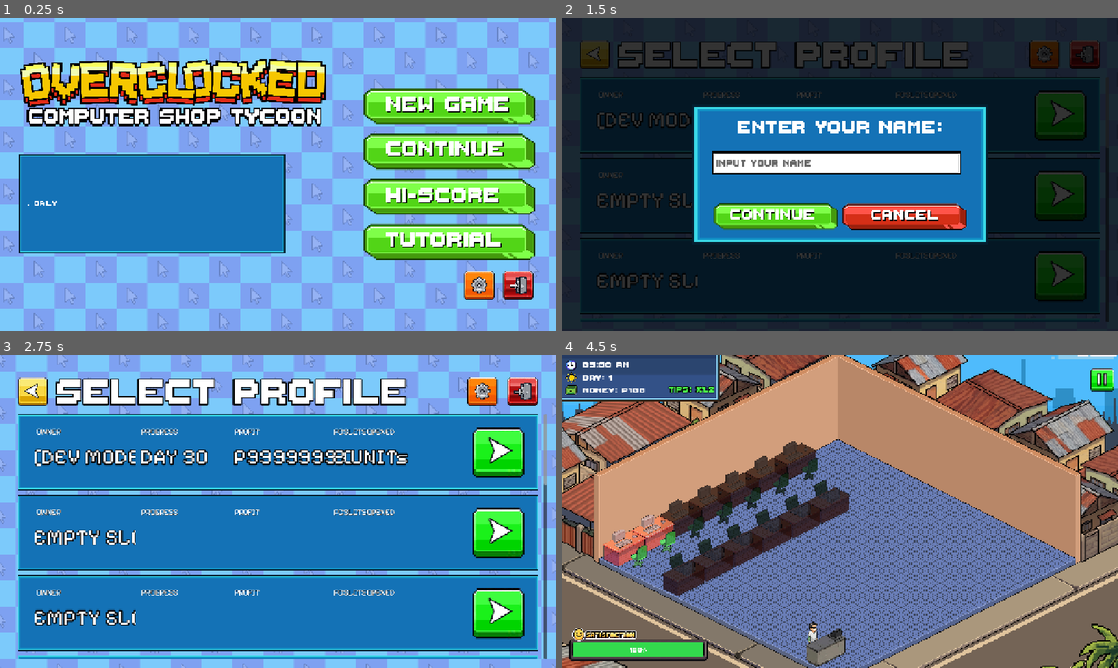
Above: before the commit, frames 1-4 (two rows, left to right).
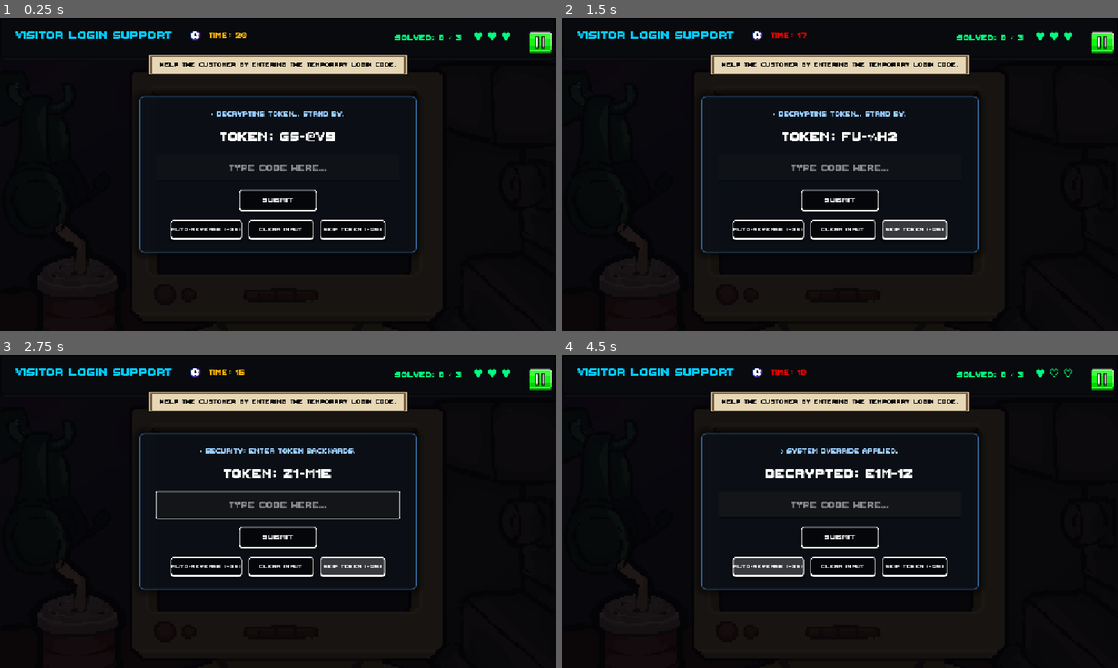
Above: after the commit, the same moments.

Repository: vinnyy-ph/gvd-project-overclocked
Game: Godot game, scene res://minigames/login/login_minigame.tscn
Same seed, same stepped clock (60 frames per second), same inputs: the game is played once before the commit and once after it. Before the commit the project starts from res://ui/main_menu_v2/MainMenuV2.tscn. Sound files missing from this copy of the repository are replaced by a short silence.
Inputs (mouse positions are in pixels of both pictures, inside the frame that each line leads up to):
- Up to frame 1 (0.25 s): no input
- Up to frame 2 (1.5 s): click (1012, 105) at 0.52 s; click (912, 230) at 1.25 s, where only the run after the commit has a clickable "SKIP TOKEN (-2s)"
- Up to frame 3 (2.75 s): click (350, 567) at 2 s, where only the run after the commit has a clickable "SKIP TOKEN (-2s)"
- Up to frame 4 (4.5 s): tap Enter at 2.75 s; move the mouse to (962, 495) at 2.77 s; hold Right (ui_right) 2.78-3.5 s; click (962, 495) at 2.92 s; click (840, 536) at 3.5 s, where only the run after the commit has a clickable "SUBMIT"; click (767, 567) at 4.25 s, where only the run after the commit has a clickable "AUTO-REVERSE (-3s)"

The runs differ from the first frame. In frame 1, 97% of the frame differs, in the area x 0-100%, y 0-100%; in frame 2, 72%; in frame 3, 98%; in frame 4, 96%.

Commit message:
Update project.godot

Diff:
--- a/project.godot
+++ b/project.godot
@@ -13,7 +13,7 @@
 config/name="Overclocked"
 config/description="Overclocked"
 config/version="1"
-run/main_scene="res://ui/main_menu_v2/MainMenuV2.tscn"
+run/main_scene="uid://cbaxjdfhm0yfg"
 config/features=PackedStringArray("4.6", "Mobile")
 config/icon="res://icon.svg"
 
